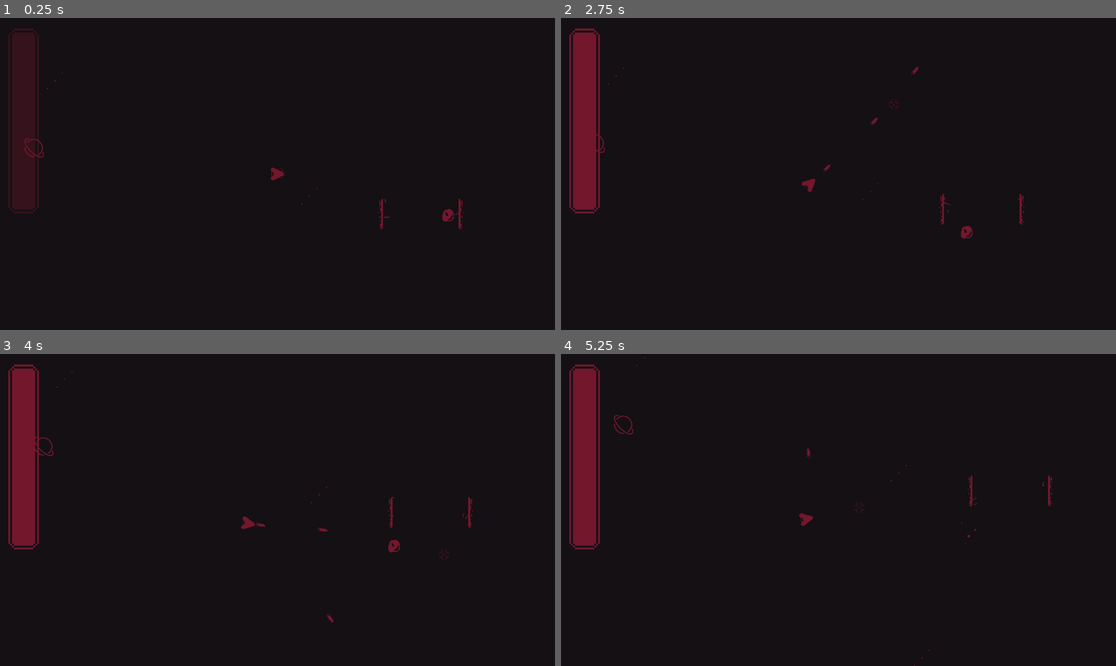
Above: before the commit, frames 1-4 (two rows, left to right).
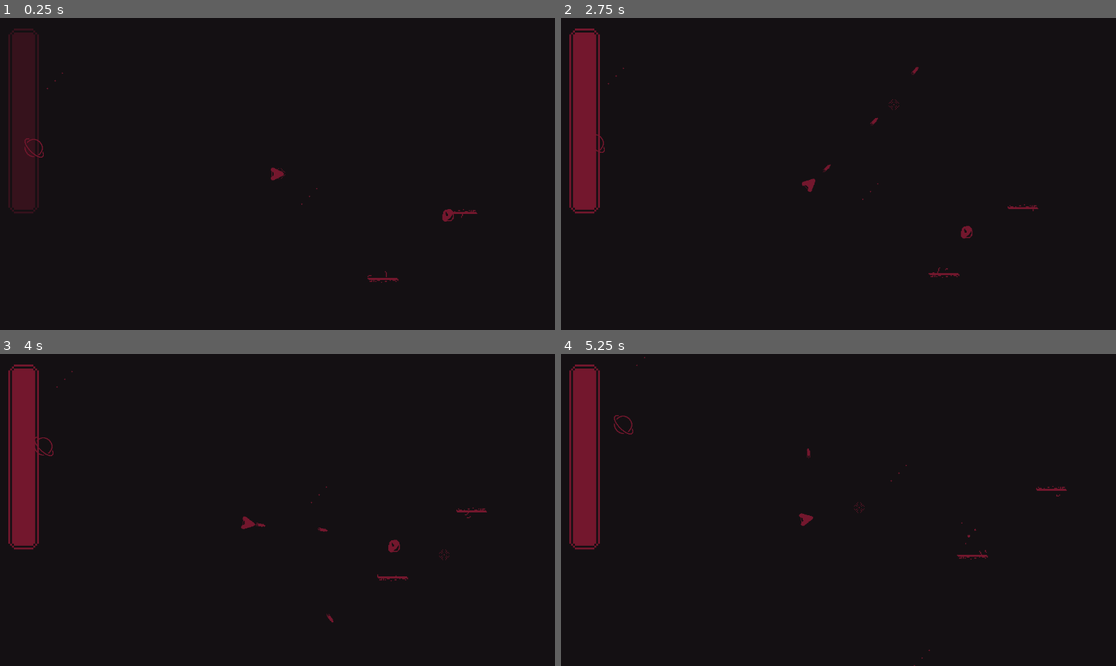
Above: after the commit, the same moments.

Repository: Ali-Wahbi/SpaceShooterWithPortals
Game: Godot game, scene res://test_area.tscn
Two runs of this game, one before a commit and one after it. Both use one fixed random seed, a clock stepped at 60 frames per second and the inputs below. This scene is started directly instead of the project's main scene. The engine's default icon, where the game draws it, is replaced by a stand-in: a white triangle on a blue panel in a dark square.
Inputs (mouse positions are in pixels of both pictures, inside the frame that each line leads up to):
- Up to frame 1 (0.25 s): no input
- Up to frame 2 (2.75 s): move the mouse to (960, 158) at 0.52 s; press the mouse at (960, 158) at 0.53 s; move the mouse to (727, 189) at 1.27 s; release the mouse at (727, 189) at 1.28 s; right-click (727, 189) at 1.35 s; move the mouse to (894, 105) at 2.02 s; press the mouse at (894, 105) at 2.03 s
- Up to frame 3 (4 s): move the mouse to (249, 572) at 2.77 s; release the mouse at (249, 572) at 2.78 s; right-click (249, 572) at 2.85 s; move the mouse to (444, 556) at 3.52 s; press the mouse at (444, 556) at 3.53 s
- Up to frame 4 (5.25 s): move the mouse to (672, 463) at 4.27 s; release the mouse at (672, 463) at 4.28 s; right-click (672, 463) at 4.35 s; move the mouse to (866, 510) at 5.02 s; press the mouse at (866, 510) at 5.03 s

The runs differ from the first frame. In frame 1, 0.2% of the frame differs, in the area x 66-86%, y 57-85%; in frame 2, 0.2%, in the area x 66-86%, y 56-84%; in frame 3, 0.2%; in frame 4, 0.2%.

Commit message:
portal v3 fixed teleportation

Diff:
--- a/Player/bullet.gd
+++ b/Player/bullet.gd
@@ -33,3 +33,27 @@
 		lifeTimer.stop()
 		await get_tree().physics_frame
 		forceDestroy()
+
+#region Portaling
+
+var _portal_pos: Vector2
+var _portal_vel: Vector2
+var _needs_portal_teleport: bool = false
+
+# Called by the portal script
+func teleport_via_portal(new_pos: Vector2, new_vel: Vector2) -> void:
+	_portal_pos = new_pos
+	_portal_vel = new_vel
+	_needs_portal_teleport = true
+
+func _integrate_forces(state: PhysicsDirectBodyState2D) -> void:
+	if _needs_portal_teleport:
+		# 1. Modify the transform origin (position)
+		var new_transform: Transform2D = state.transform
+		new_transform.origin = _portal_pos
+		state.transform = new_transform
+
+		# 2. Re-apply the rotated velocity vector
+		state.linear_velocity = _portal_vel
+
+		_needs_portal_teleport = false
--- a/portal/v2/portals_v_2.gd
+++ b/portal/v2/portals_v_2.gd
@@ -1,6 +1,7 @@
 @tool
 class_name Portal
 extends Node2D
+
 @export var otherPortal: Portal
 @export var isPart1: bool = true:
 	set(value):
@@ -8,15 +9,7 @@
 		if sideSprite:
 			var anim = "portalSide1" if isPart1 else "portalSide2"
 			sideSprite.animation = anim
-		if collision:
-			collision.rotation_degrees = -90 if isPart1 else 90
-
-			# sideSprite.p
-@export var isVertical: bool = true:
-	set(value):
-		isVertical = value
-		if sideSprite:
-			rotation_degrees = 90 if isVertical else 0
+			sideSprite.flip_h = isPart1
 
 @export var sideSprite: AnimatedSprite2D
 @export var collision: RigidBody2D
@@ -47,15 +40,22 @@
 		print("Entered: ", body)
 		if otherPortal.portalObjectsIDs.find(body) == -1:
 			otherPortal.portalObjectsIDs.append(body)
-		body.position = calculateNewBodyPos(body.position)
+		# Calculate the relative position from entry portal to the object
+		var relative_pos: Vector2 = body.global_position - global_position
 
+		# Calculate rotation difference between portals (add 180 so object goes OUT of the exit)
+		var rot_diff: float = (otherPortal.global_rotation - global_rotation) + PI
 
-func calculateNewBodyPos(pos: Vector2) -> Vector2:
-	var newPos: Vector2 = Vector2(0, 0)
+		# Rotate the relative position and velocity vectors
+		var new_pos: Vector2 = otherPortal.global_position + relative_pos.rotated(rot_diff)
 
-	newPos = position - pos
+		# Handle CharacterBody2D teleportation
+		if body is CharacterBody2D:
+			body.global_position = new_pos
+			body.velocity = body.velocity.rotated(rot_diff)
 
-	newPos = otherPortal.position - newPos
-
-
-	return newPos
+		# Handle RigidBody2D teleportation
+		elif body is RigidBody2D:
+			if body.has_method("teleport_via_portal"):
+				var new_vel: Vector2 = body.linear_velocity.rotated(rot_diff)
+				body.teleport_via_portal(new_pos, new_vel)
--- a/test_area.tscn
+++ b/test_area.tscn
@@ -175,12 +175,14 @@
 texture = ExtResource("12_vj3ng")
 
 [node name="portalsV2" parent="." unique_id=1456144671 node_paths=PackedStringArray("otherPortal") instance=ExtResource("8_4mqhy")]
-position = Vector2(267, 155)
-otherPortal = NodePath("../portalsV3")
-
-[node name="portalsV3" parent="." unique_id=1730941078 node_paths=PackedStringArray("otherPortal") instance=ExtResource("8_4mqhy")]
-position = Vector2(424, 155)
-otherPortal = NodePath("../portalsV2")
+position = Vector2(431, 155)
+rotation = 1.5707964
+otherPortal = NodePath("../portalsV4")
 isPart1 = true
 
+[node name="portalsV4" parent="." unique_id=281432841 node_paths=PackedStringArray("otherPortal") instance=ExtResource("8_4mqhy")]
+position = Vector2(267, 288)
+rotation = -1.5707964
+otherPortal = NodePath("../portalsV2")
+
 [connection signal="fuelConsumed" from="Player" to="CanvasLayer/FuelBarUI" method="setFuelUIValue"]
